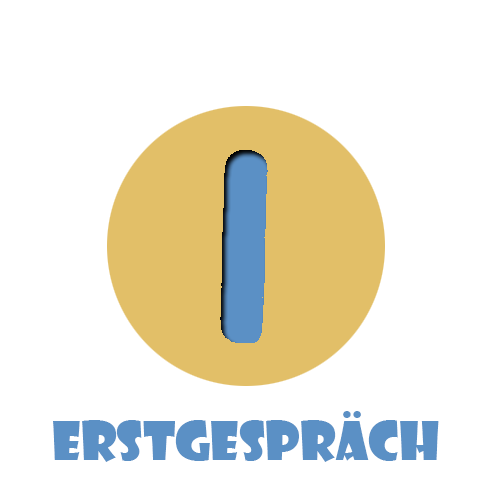
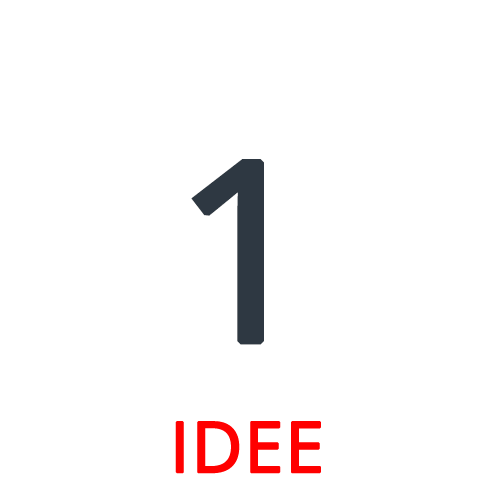
Before/after of a w=500, h=500 layered artwork. What changed in the layer stack:
renamed "Erstgespräch" to "IDEE", moved it above "1", painted on it over [53, 411, 439, 474]
renamed "Réteg 1" to "1", painted on it over [191, 150, 268, 345]
renamed "Réteg 2" to "Réteg 0 másolat", painted on it over [107, 106, 385, 418]
hid "Réteg 0", painted on it over [53, 106, 439, 474]
